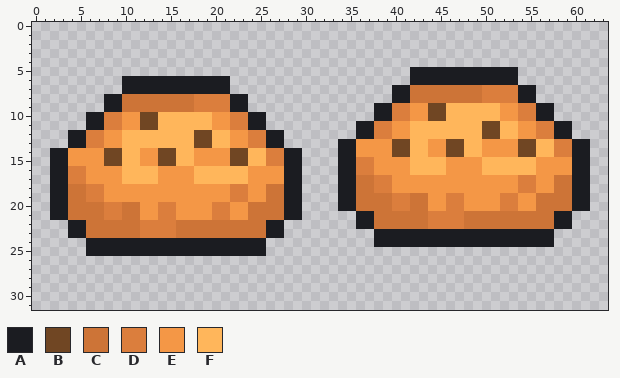
File history of a pixel-art sprite, NuclearBurger/assets/bun.png. The picture above is the old version.
The file is 64x32 pixels.
Palette (. is transparent): A #1b1c21  B #704623  C #cd7437  D #db7e3d  E #f49746  F #ffb65b
Pixels before, first column x 2:
 5 ........................................AAAAAAAAAAAA........
 6 ........AAAAAAAAAAAA....................AAAAAAAAAAAA........
 7 ........AAAAAAAAAAAA..................AACCCCCCCCDDDDAA......
 8 ......AACCCCCCCCDDDDAA................AACCCCCCCCDDDDAA......
 9 ......AACCCCCCCCDDDDAA..............AADDEEBBFFFFFFEEDDAA....
10 ....AADDEEBBFFFFFFEEDDAA............AADDEEBBFFFFFFEEDDAA....
11 ....AADDEEBBFFFFFFEEDDAA..........AADDEEFFFFFFFFBBFFEEDDAA..
12 ..AADDEEFFFFFFFFBBFFEEDDAA........AADDEEFFFFFFFFBBFFEEDDAA..
13 ..AADDEEFFFFFFFFBBFFEEDDAA......AAEEEEBBFFEEBBFFEEEEBBFFDDAA
14 AAEEEEBBFFEEBBFFEEEEBBFFDDAA....AAEEEEBBFFEEBBFFEEEEBBFFDDAA
15 AAEEEEBBFFEEBBFFEEEEBBFFDDAA....AADDEEEEFFFFEEEEFFFFFFEEEEAA
16 AADDEEEEFFFFEEEEFFFFFFEEEEAA....AADDEEEEFFFFEEEEFFFFFFEEEEAA
17 AADDEEEEFFFFEEEEFFFFFFEEEEAA....AACCDDEEEEEEEEEEEEEEDDEECCAA
18 AACCDDEEEEEEEEEEEEEEDDEECCAA....AACCDDEEEEEEEEEEEEEEDDEECCAA
19 AACCDDEEEEEEEEEEEEEEDDEECCAA....AACCCCDDCCEEDDEEEEDDEECCCCAA
20 AACCCCDDCCEEDDEEEEDDEECCCCAA....AACCCCDDCCEEDDEEEEDDEECCCCAA
21 AACCCCDDCCEEDDEEEEDDEECCCCAA......AACCCCCCDDDDCCCCCCCCCCAA..
22 ..AACCCCCCDDDDCCCCCCCCCCAA........AACCCCCCDDDDCCCCCCCCCCAA..
23 ..AACCCCCCDDDDCCCCCCCCCCAA..........AAAAAAAAAAAAAAAAAAAA....
24 ....AAAAAAAAAAAAAAAAAAAA............AAAAAAAAAAAAAAAAAAAA....
25 ....AAAAAAAAAAAAAAAAAAAA....................................
After the commit:
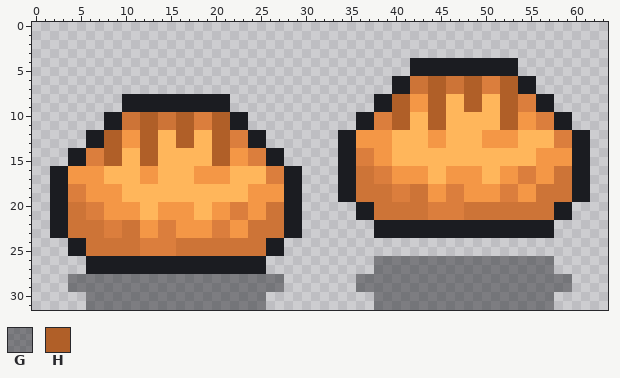
Colours new in this view: G #1b1c2173  H #b05f28
Edits made:
Changed rows in their new state; - is an unchanged pixel.
first column x 2:
 4 ----------------------------------------AAAAAAAAAAAA--------
 6 --------............------------------AACCHHCCHHDDHHAA------
 7 --------............----------------------HH--HH--HH--------
 8 ------..AAAAAAAAAAAA..--------------AAHHEEHHFFHHFFHHDDAA----
 9 ------..AAAAAAAAAAAA..----------------HH--HH--HH--HH--------
10 ----..AACCHHCCHHDDHHAA..----------AADDHHFFHH------HHEEDDAA--
11 ----..AACCHHCCHHDDHHAA..--------------HH--HH----FFHH--------
12 --..AAHHEEHH--HHFFHHDDAA..------AAEEEEFF--EE----EEEEFFFFDDAA
13 --..AAHHEEHH--HHFFHHDDAA..------------FF----FF------FF------
14 ..AADDHH--HHFF--FFHHEEDDAA..------DD--FF--FFFF--FFFFFFEEEE--
15 ..AADDHH--HHFF--FFHHEEDDAA..----------FF----FFFF------------
16 --EE--FF--EEFFFFEEEE--FFDD--------CCDD--EE--------EEDD--CC--
17 --EE--FF--EEFFFFEEEE--FFDD----------------FF----FF----------
18 --DDEE--FFFFFFFFFFFFFF--EE----------CCDDCC--DD----DDEECC----
19 --DDEE--FFFFFFFFFFFFFF--EE----------------------------------
20 ----DDEEEEFFEE--FFEEDDEE--------..AA--CC--DD--CCCCCCCC--AA..
21 ----DDEEEEFFEE--FFEEDDEE------------------------------------
22 AACC--DD--EE--EEEEDDEE--CCAA------..AAAAAAAAAAAAAAAAAAAA..--
23 AACC--DD--EE--EEEEDDEE--CCAA--------------------------------
24 --AACCCCCCDDDDCCCCCCCCCCAA----------....................----
25 --AACCCCCCDDDDCCCCCCCCCCAA----------------------------------
26 ----AAAAAAAAAAAAAAAAAAAA------------GGGGGGGGGGGGGGGGGGGG----
27 ----AAAAAAAAAAAAAAAAAAAA------------GGGGGGGGGGGGGGGGGGGG----
28 --GGGGGGGGGGGGGGGGGGGGGGGG--------GGGGGGGGGGGGGGGGGGGGGGGG--
29 --GGGGGGGGGGGGGGGGGGGGGGGG--------GGGGGGGGGGGGGGGGGGGGGGGG--
30 ----GGGGGGGGGGGGGGGGGGGG------------GGGGGGGGGGGGGGGGGGGG----
31 ----GGGGGGGGGGGGGGGGGGGG------------GGGGGGGGGGGGGGGGGGGG----
Where, in picture pixels (left, top, right, bottom), the same in both pictures:
changed: (338, 58, 590, 310)
changed: (50, 76, 302, 310)
